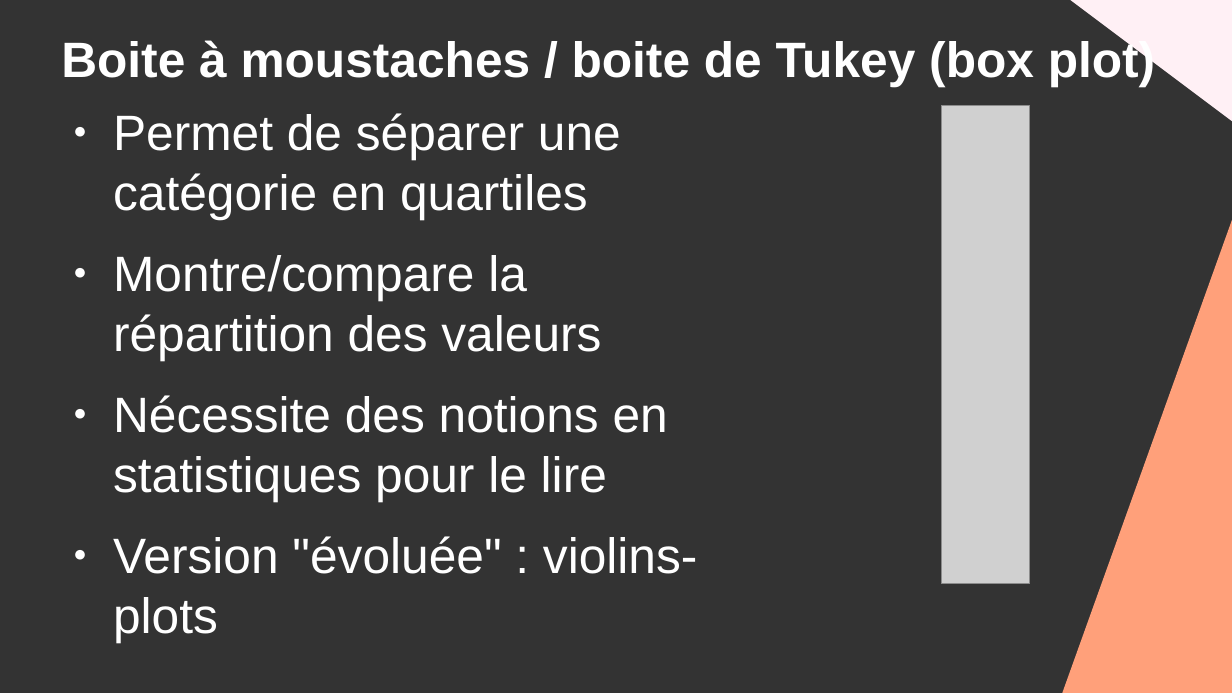
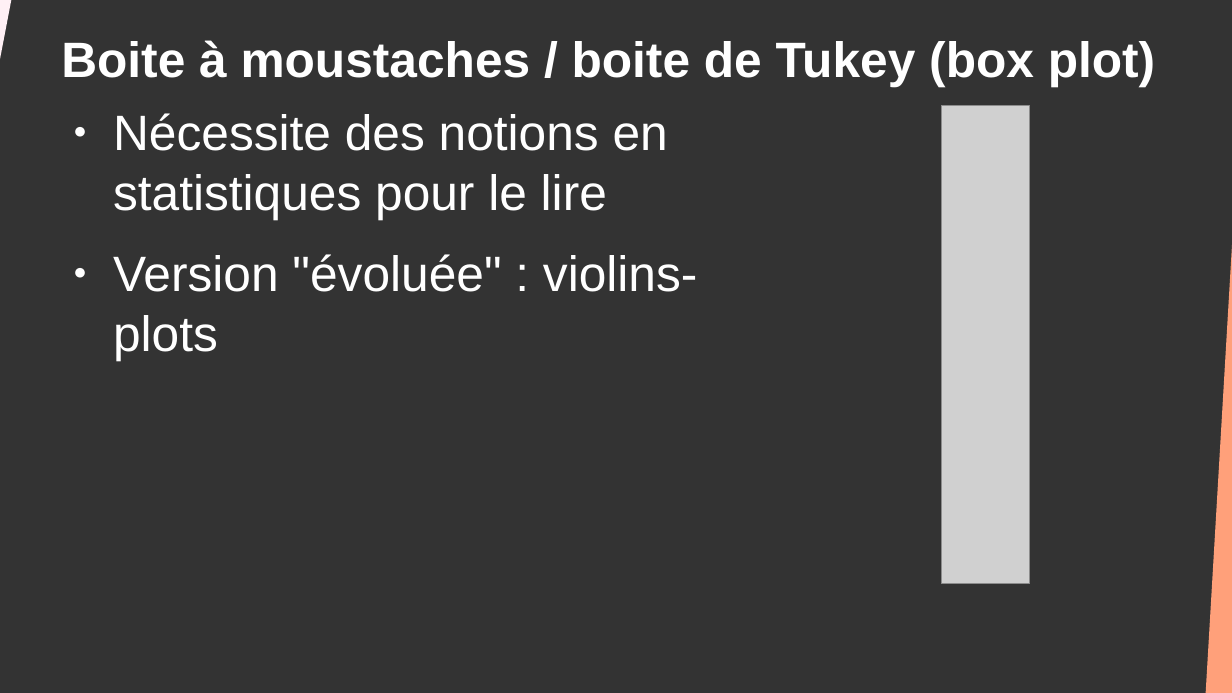
Before and after one commit to DanYellow/cours, a slide deck: slide 16 of big-data-s4/travaux-pratiques/numero-7/presentation.odp. Drawn at 1232x693 pixels with LibreOffice and Linux fonts; fonts in the diff are those of the drawing; grey boxes stand for pictures. Boxes give left, top, right and bottom in pixels: in the first picture for what was removed or moved away, otherwise in the second. Text is boxed around its words. In the diff, an @@ line names an element or a change of style, - is before the commit and + after.

```diff
--- a/big-data-s4/travaux-pratiques/numero-7/presentation.odp
+++ b/big-data-s4/travaux-pratiques/numero-7/presentation.odp
@@ right triangle added at bbox=[0, 0, 27, 99], fill #FFF0F5 @@
@@ right triangle removed at bbox=[1062, 0, 1232, 127] @@
@@ text at bbox=[113, 113, 621, 360]: paragraphs removed @@
-● Permet de séparer une catégorie en quartiles
-● Montre/compare la répartition des valeurs
@@ right triangle: place and size @@
-right triangle at bbox=[1062, 215, 1232, 693]
+right triangle at bbox=[1206, 215, 1232, 693]
```
Also in this commit, not shown: 25 other slides changed, 2 slides added, 1 slide removed, 4 other files.
